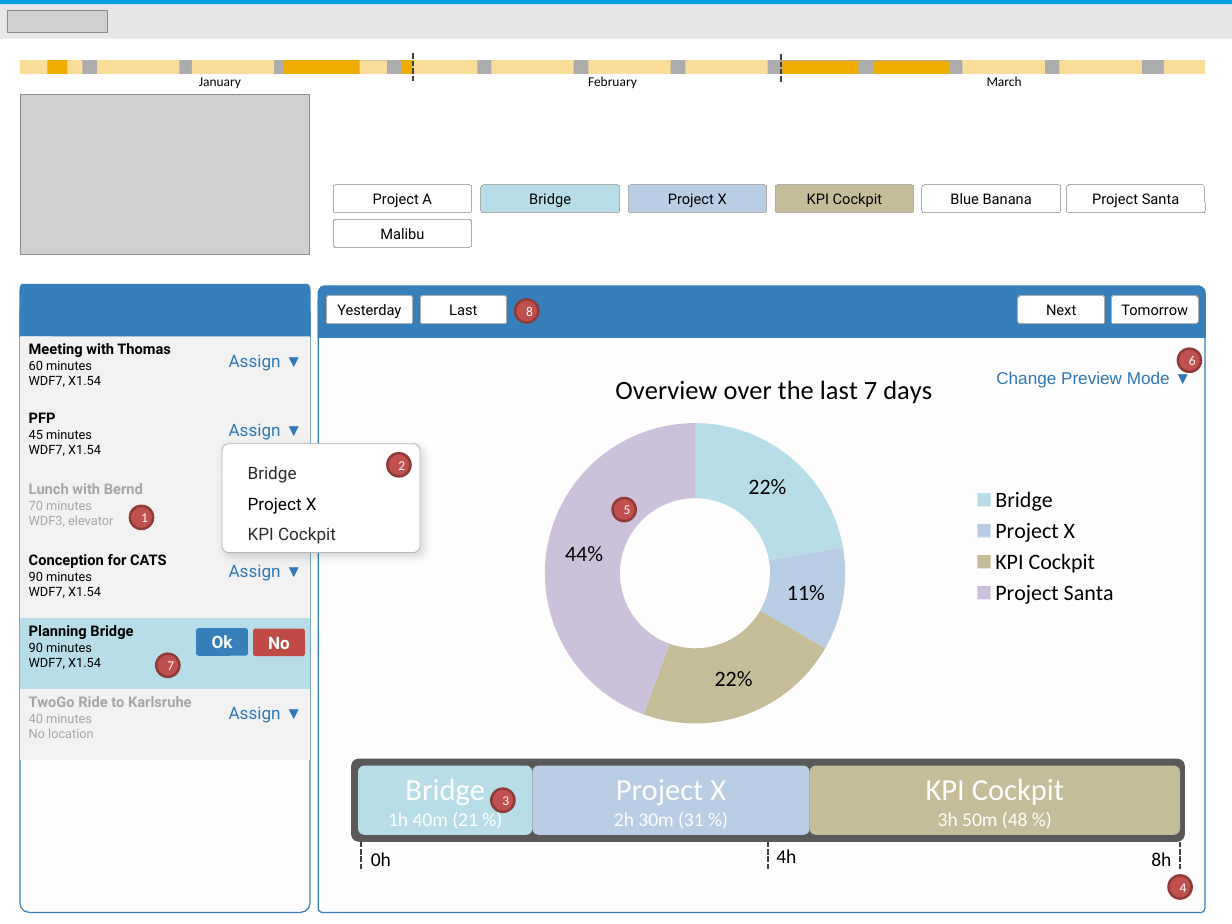
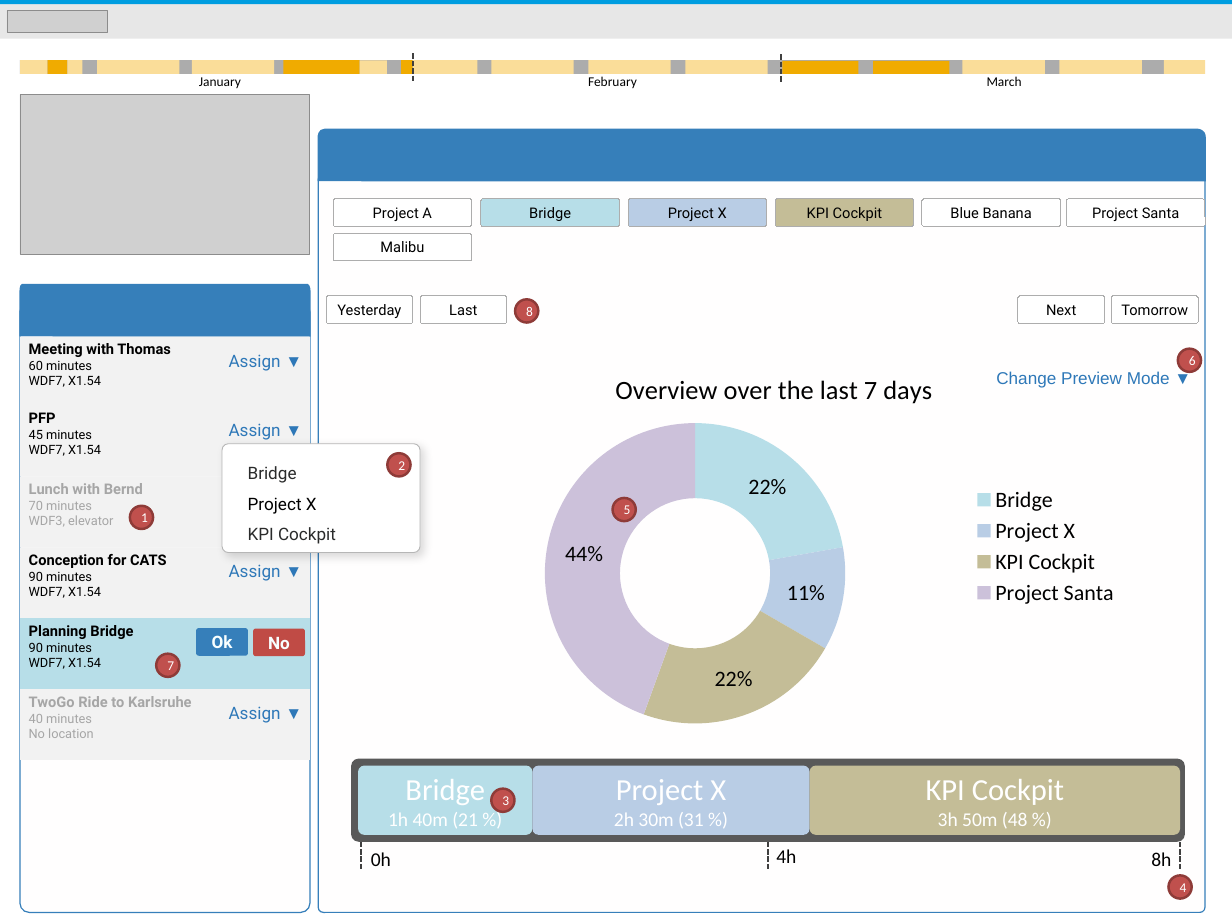
Before and after one commit to bbiswal333/bridge, a slide deck: slide 1 of webui/app/cats/design_proposal.pptx. Drawn at 1232x924 pixels with LibreOffice and Linux fonts; fonts in the diff are those of the drawing; grey boxes stand for pictures. Boxes give left, top, right and bottom in pixels: in the first picture for what was removed or moved away, otherwise in the second. Text is boxed around its words. In the diff, an @@ line names an element or a change of style, - is before the commit and + after.

```diff
--- a/webui/app/cats/design_proposal.pptx
+++ b/webui/app/cats/design_proposal.pptx
@@ freeform shape: place and size @@
-freeform shape at (319,286,1206,337)
+freeform shape at (319,129,1206,180)
@@ rounded rectangle: place and size @@
-rounded rectangle at (319,297,1206,913)
+rounded rectangle at (319,174,1206,913)
@@ 7 rounded rectangles: place and size @@
-7 rounded rectangles at (334,185,1205,246)
+7 rounded rectangles at (334,199,1205,260)
```
Also in this commit, not shown: 1 slide added, 2 other files.
